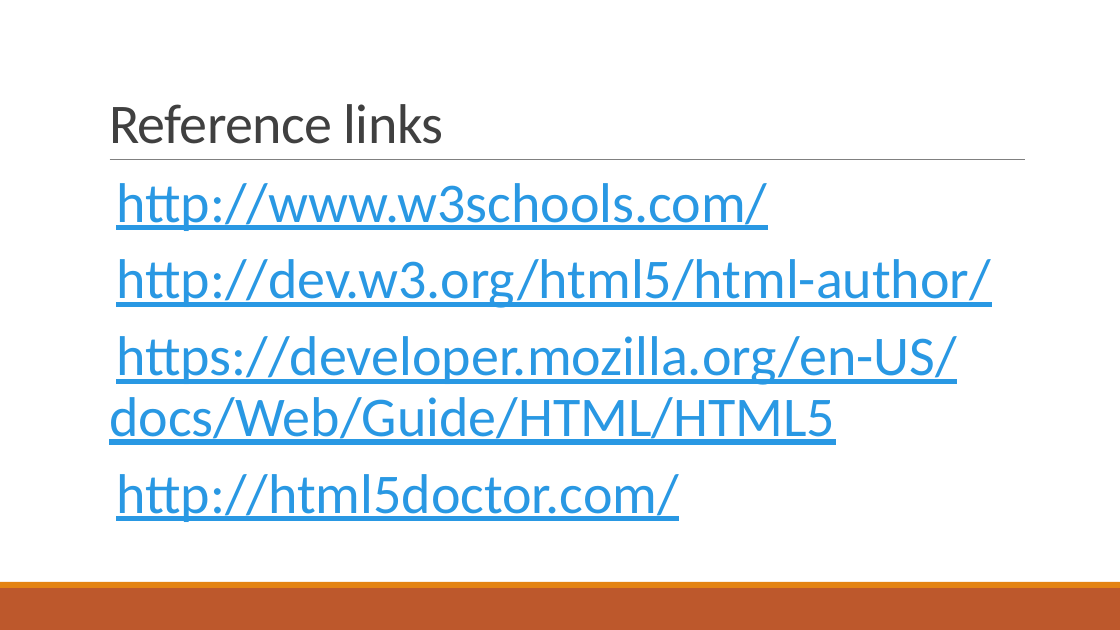
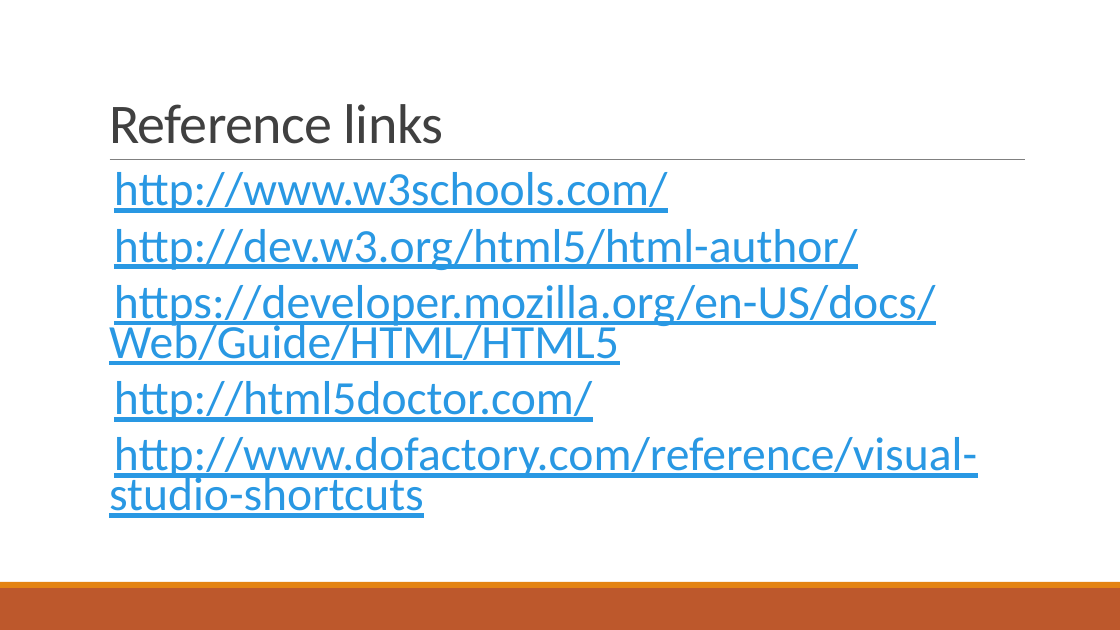
Before and after one commit to Code-Flo/Introduction_To_Web_Development, a slide deck: slide 3 of Class 2/Introduction to Web Development_Lesson2.pptx. Drawn at 1120x630 pixels with LibreOffice and Linux fonts; fonts in the diff are those of the drawing. Boxes give left, top, right and bottom in pixels: in the first picture for what was removed or moved away, otherwise in the second. Text is boxed around its words. In the diff, an @@ line names an element or a change of style, - is before the commit and + after.

```diff
--- a/Class 2/Introduction to Web Development_Lesson2.pptx
+++ b/Class 2/Introduction to Web Development_Lesson2.pptx
@@ text at <box>109,172,935,422</box>: size 48 to 40.8 pt in "http://www.w3schools.com/", "http://dev.w3.org/html5/html-author/", "https://developer.mozilla.org/en-US/docs/Web/Guide/HTML/HTML ...", "http://html5doctor.com/"; line spacing 0.9 to 0.7 @@
@@ text at <box>109,437,977,518</box>: paragraph added @@
+  http://www.dofactory.com/reference/visual-studio-shortcuts
```
Also in this commit, not shown: 3 other slides changed, 4 slides added, 1 slide removed, 17 other files.
